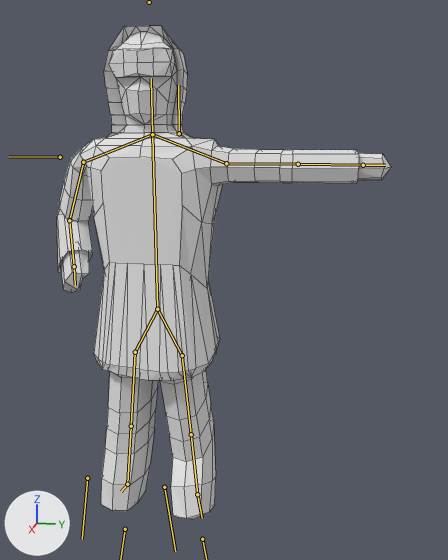
The Blender file HeroJam Bio-Robots/Assets/Blender Models/Liquidator.blend, before and after one commit.
Before and after are seen from a 50 mm camera at (14.12, 4.49, 3.19) aimed at (0.11, 1.69, -0.31). Lighting does not change. The marker at lower left points along +X, +Y and +Z. Both versions are drawn at frame 24 of the action 'ArmatureAction.001'; the numbers are the values there. The bones that bend it are drawn over the model as lines. Mesh edges are drawn as thin lines.
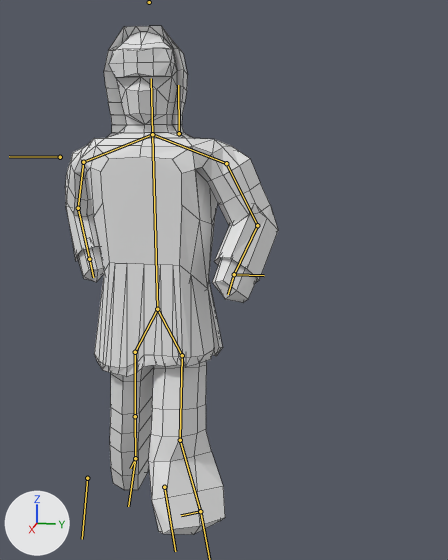
Changed parts and their boxes (x1, y1, x2, y2) in the pictures (448 x 560 px):
```json
{"object": "Cube", "change": "posed", "before": [57, 26, 391, 519], "after": [65, 26, 278, 535], "on screen": "36% narrower"}
```

The change, as JSON lines over the scene's bpy script:
```json
{"block": "bone_right_arm_targ", "where": "bone_right_arm_targ = bpy.data.objects['Armature'].pose.bones['right arm targ']"}
{"op": "set", "path": "bone_right_arm_targ.location", "old": "(-2.43, -5.48, 0.6)", "new": "(-2.43, -5.48, -0.32)"}
{"block": "bone_left_arm_targ", "where": "bone_left_arm_targ = bpy.data.objects['Armature'].pose.bones['Left arm targ']"}
{"op": "set", "path": "bone_left_arm_targ.location", "old": "(0.0, 0.0, 0.0)", "new": "(0.73, -5.28, -2.41)"}
{"op": "set", "path": "bone_left_arm_targ.scale", "old": "(1.0, 1.0, 1.0)", "new": "(1.0, 0.42, 1.0)"}
{"block": "bone_left_leg_targ", "where": "bone_left_leg_targ = bpy.data.objects['Armature'].pose.bones['left leg targ']"}
{"op": "set", "path": "bone_left_leg_targ.location", "old": "(0.0, 0.0, 0.0)", "new": "(1.29, -1.67, 0.55)"}
{"op": "set", "path": "bone_left_leg_targ.rotation_quaternion", "old": "(1.0, 0.0, 0.0, 0.0)", "new": "(0.951, 0.0, 0.31, 0.0)", "note": "degrees (0, 0, 0) -> degrees (0, 36, 0)"}
{"block": "bone_right_leg_targ", "where": "bone_right_leg_targ = bpy.data.objects['Armature'].pose.bones['right leg targ']"}
{"op": "set", "path": "bone_right_leg_targ.location", "old": "(0.0, 0.0, 0.0)", "new": "(-1.01, -1.56, -0.27)"}
```
